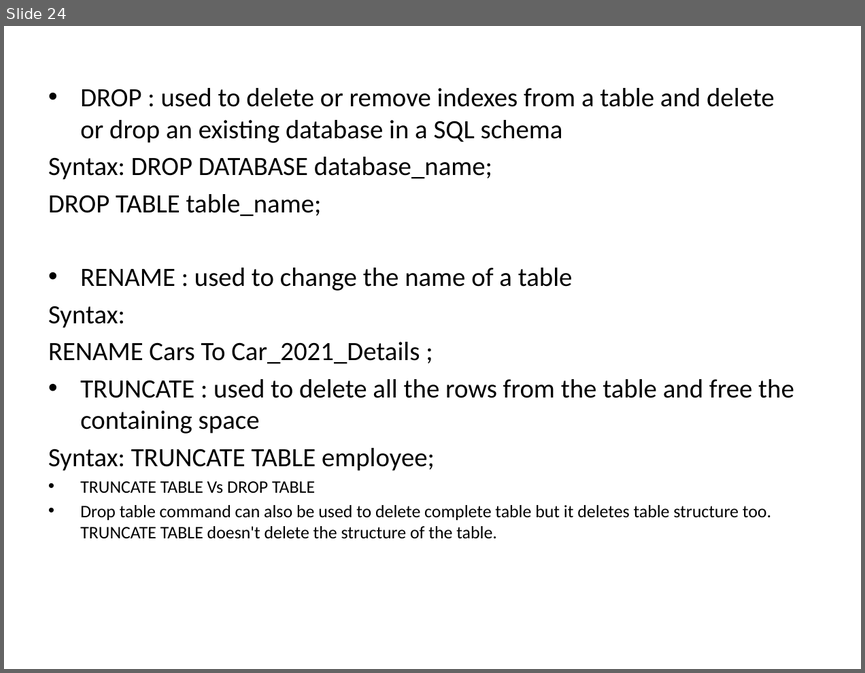
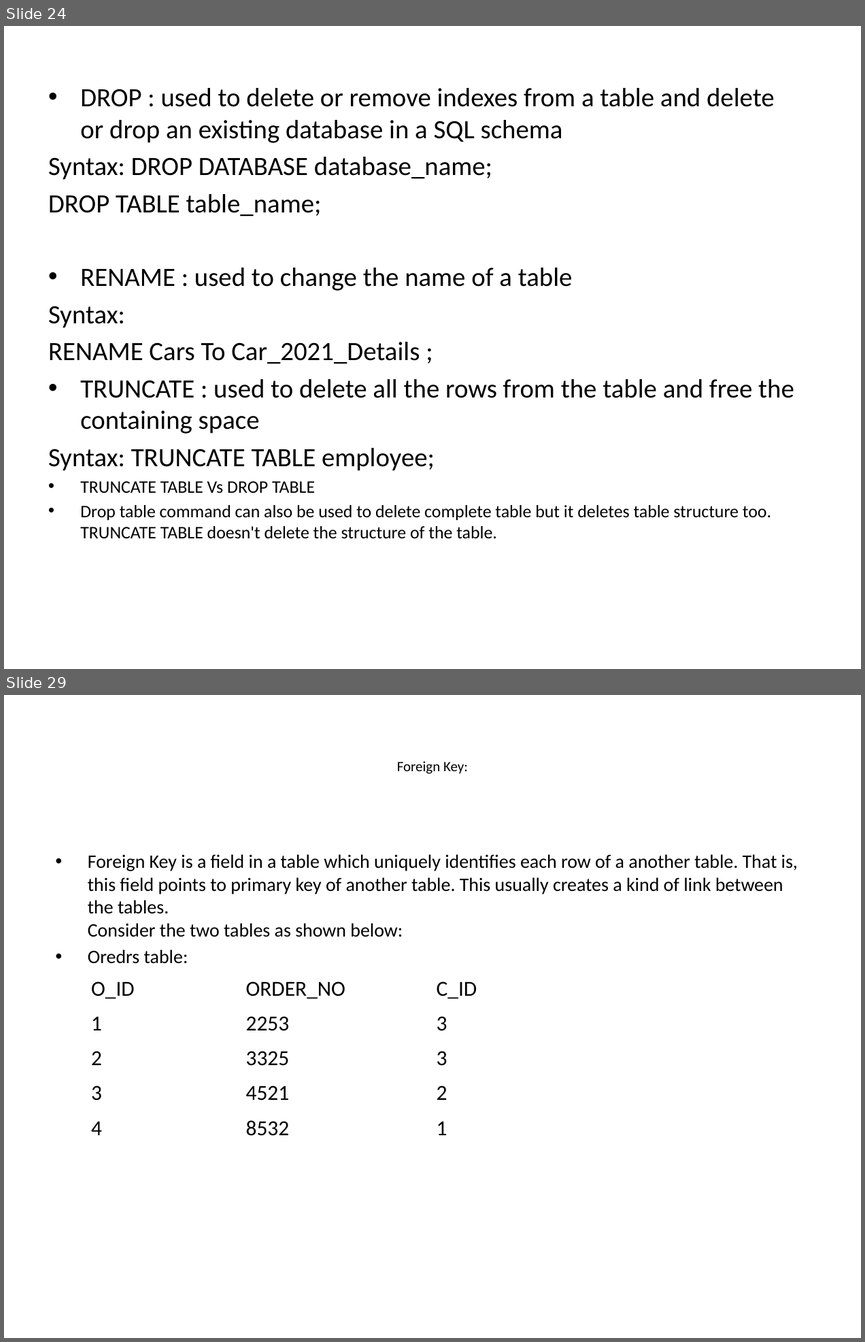
Before and after one commit to goudp4959/Oracle, a slide deck: SQL-latest (1) (4).pptx. Shown one above the other, each under a label of ours: slide 24 before the commit, slides 24 and 29 after it; the slides between them are not shown. The pictures are 865x673 and 865x1342 pixels, drawn with LibreOffice and Linux fonts; fonts in the diff are those of the drawing. Boxes give left, top, right and bottom in pixels: in the first picture for what was removed or moved away, otherwise in the second. Text is boxed around its words. In the diff, an @@ line names an element or a change of style, - is before the commit and + after.

```diff
--- a/SQL-latest (1) (4).pptx
+++ b/SQL-latest (1) (4).pptx
@@ slide 29 added at <box>4,695,861,1338</box>, background #FFFFFF @@
@@ title added at <box>397,761,468,774</box>, 12 pt, text #000000 @@
+Foreign Key:
@@ text added at <box>88,854,798,964</box>, 16 pt, text #000000 @@
+• Foreign Key is a field in a table which uniquely identifies each row of a another table. That is, this field points to primary key of another table. This usually creates a kind of link between the tables.
+  Consider the two tables as shown below:
+• Oredrs table:
@@ table added at <box>83,971,618,1142</box>, 5 rows, 3 columns @@
+O_ID | ORDER_NO | C_ID
+1 | 2253 | 3
+2 | 3325 | 3
+3 | 4521 | 2
+4 | 8532 | 1
```
Also in this commit, not shown: 1 slide changed, 17 other slides added.
